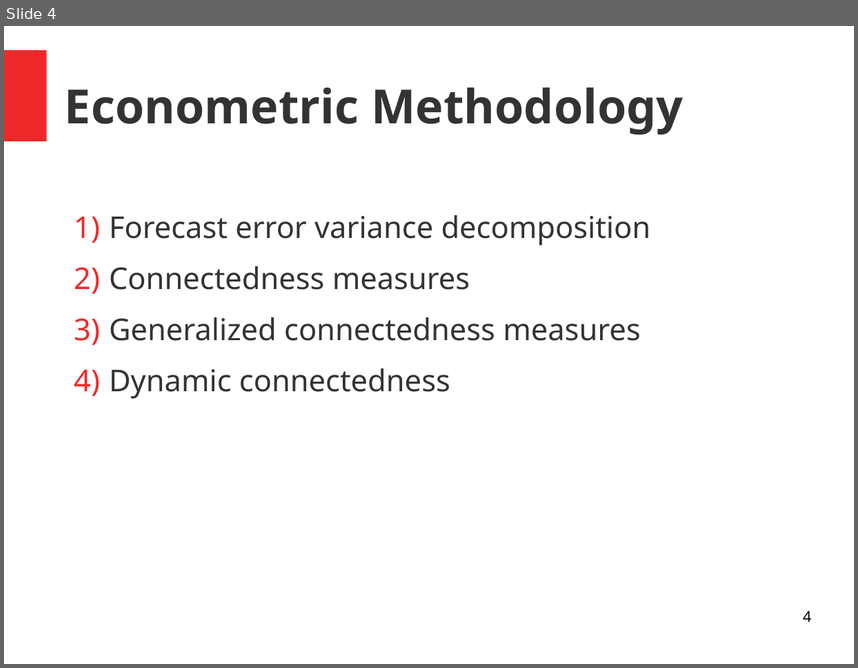
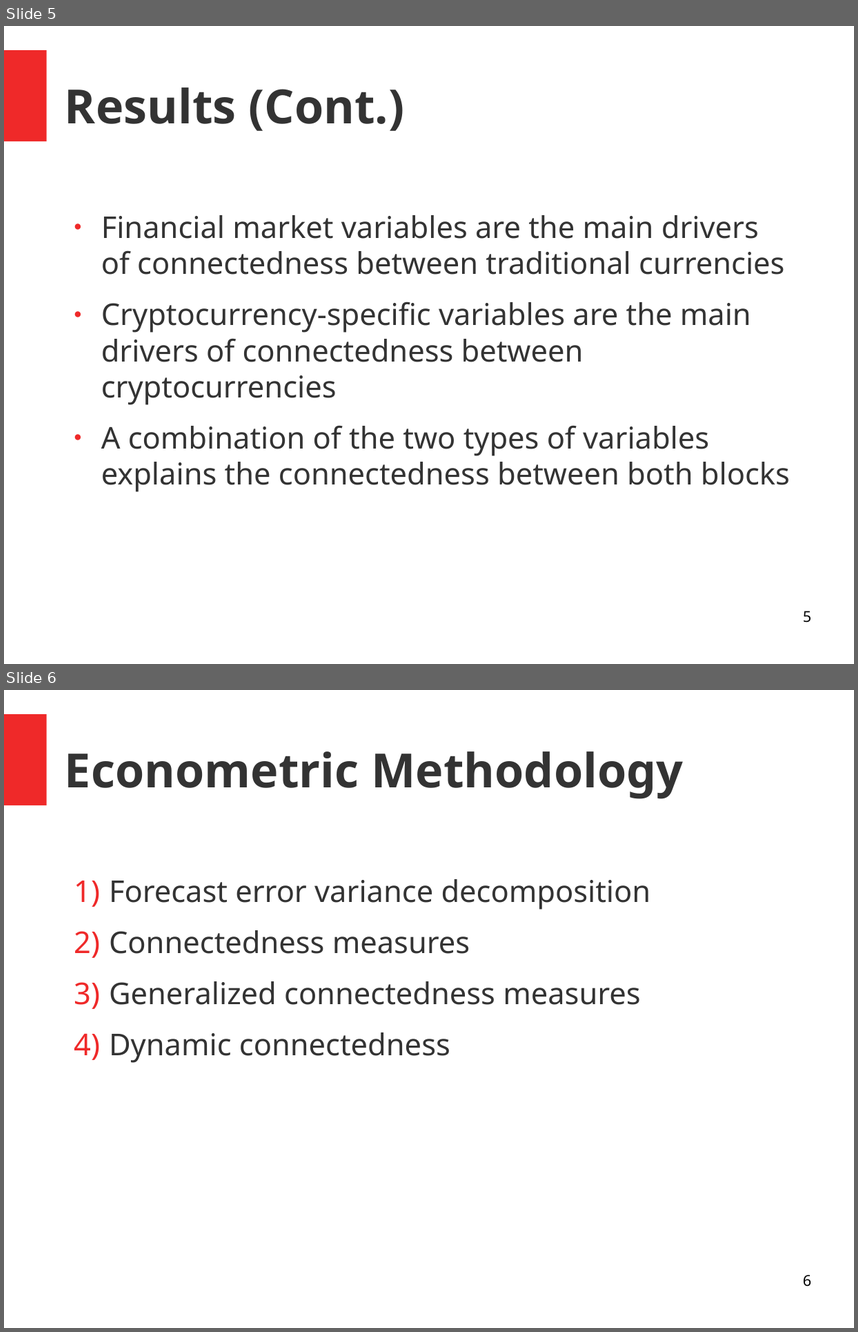
Before and after one commit to alexaoh/finance, a slide deck: NotesFromArticle.odp. Shown one above the other, each under a label of ours: slide 4 before the commit, slides 5 and 6 after it. The pictures are 858x668 and 858x1332 pixels, drawn with LibreOffice and Linux fonts; fonts in the diff are those of the drawing. Boxes give left, top, right and bottom in pixels: in the first picture for what was removed or moved away, otherwise in the second. Text is boxed around its words. In the diff, an @@ line names an element or a change of style, - is before the commit and + after.

```diff
--- a/NotesFromArticle.odp
+++ b/NotesFromArticle.odp
@@ slide 5 added at <box>4,26,854,664</box>, background #FFFFFF; not listed: 1 template element that a slide beside it also shows @@
@@ title added at <box>65,87,404,131</box>, 44 pt, text #333333, bold @@
+Results (Cont.)
@@ text added at <box>101,215,790,492</box>, 28 pt, text #333333 @@
+● Financial market variables are the main drivers of connectedness between traditional currencies
+● Cryptocurrency-specific variables are the main drivers of connectedness between cryptocurrencies
+● A combination of the two types of variables explains the connectedness between both blocks
@@ page number added at <box>803,610,811,622</box>, 14 pt, text #000000 @@
+5
@@ what was slide 4 is now slide 6 @@
@@ page number at <box>803,1274,811,1286</box>: text changed @@
-4
+6
```
Also in this commit, not shown: 6 slides changed, 5 other slides added, 3 other files.
